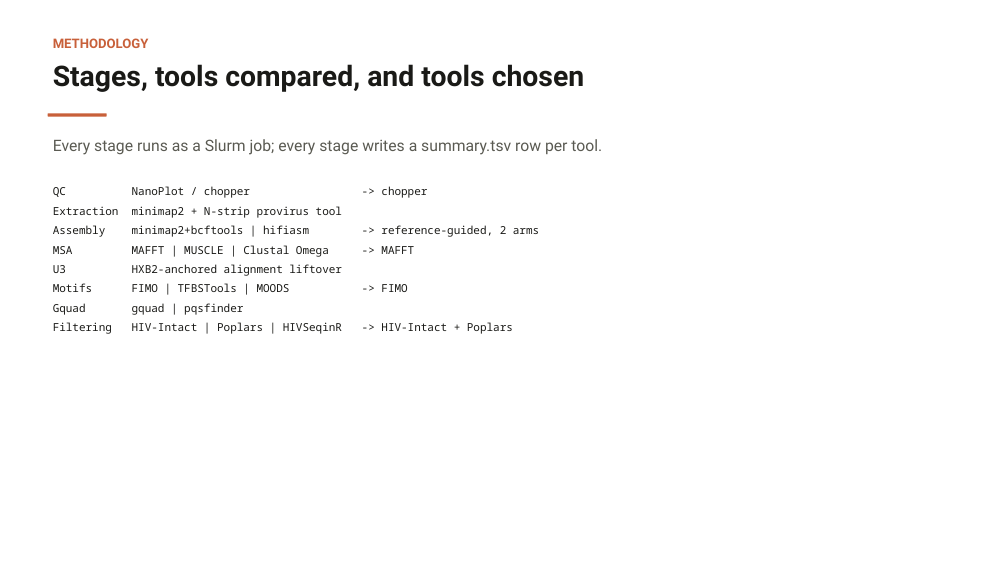
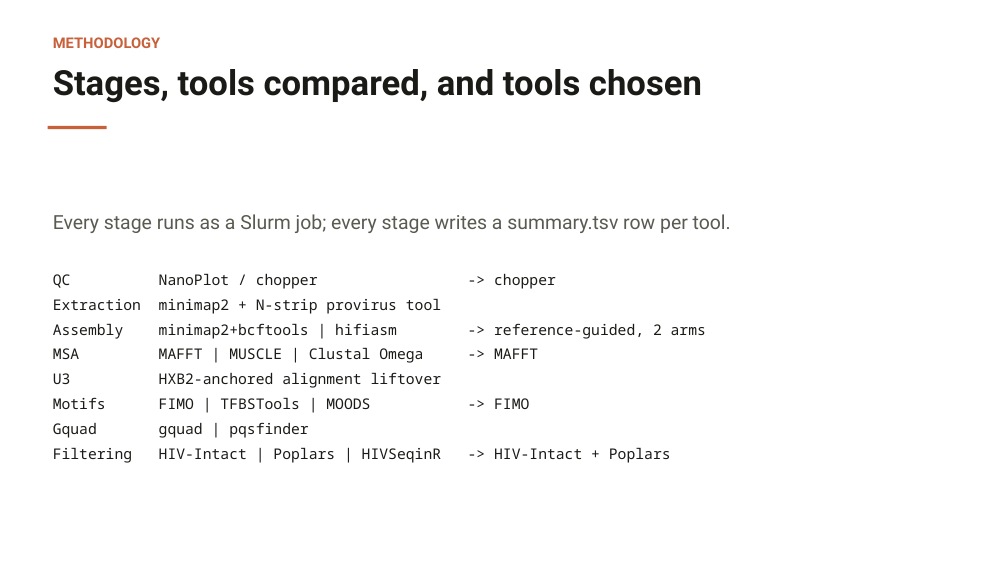
Before and after one commit to JNagawa/HIV-1-Proviral-U3_Region-Analysis--Subtypes-A1-D-and-Recombinants, a slide deck: slide 3 of writeups/PacBio_Pipeline_Report.pptx. Drawn at 1008x567 pixels with LibreOffice and Linux fonts; fonts in the diff are those of the drawing. Boxes give left, top, right and bottom in pixels: in the first picture for what was removed or moved away, otherwise in the second. Text is boxed around its words. In the diff, an @@ line names an element or a change of style, - is before the commit and + after.

```diff
--- a/writeups/PacBio_Pipeline_Report.pptx
+++ b/writeups/PacBio_Pipeline_Report.pptx
@@ text "METHODOLOGY" at (x1=53, y1=37, x2=161, y2=48): size 12.5 to 14 pt @@
@@ text "Stages, tools compared, and tools ..." at (x1=53, y1=69, x2=702, y2=103): size 27 to 33 pt @@
@@ rounded rectangle moved from (x1=48, y1=113, x2=107, y2=116) to (x1=48, y1=126, x2=107, y2=129) @@
@@ text "Every stage runs as a ..." moved from (x1=53, y1=139, x2=602, y2=155) to (x1=53, y1=214, x2=731, y2=233) @@
@@ text "Every stage runs as a ..." at (x1=53, y1=214, x2=731, y2=233): size 15 to 18.5 pt @@
@@ text "QC NanoPlot / chopper -> ..." moved from (x1=53, y1=186, x2=427, y2=198) to (x1=53, y1=273, x2=556, y2=289) @@
@@ text "Extraction minimap2 + N-strip provirus ..." moved from (x1=53, y1=206, x2=342, y2=218) to (x1=53, y1=298, x2=441, y2=314) @@
@@ text "Assembly minimap2+bcftools | hifiasm -> ..." moved from (x1=53, y1=225, x2=539, y2=237) to (x1=53, y1=323, x2=706, y2=339) @@
@@ text "MSA MAFFT | MUSCLE | ..." moved from (x1=53, y1=245, x2=414, y2=257) to (x1=53, y1=347, x2=538, y2=363) @@
@@ text "U3 HXB2-anchored alignment liftover" moved from (x1=53, y1=264, x2=342, y2=276) to (x1=53, y1=372, x2=442, y2=388) @@
@@ text "Motifs FIMO | TFBSTools | ..." moved from (x1=53, y1=283, x2=407, y2=292) to (x1=53, y1=397, x2=529, y2=409) @@
@@ text "Gquad gquad | pqsfinder" moved from (x1=53, y1=303, x2=243, y2=315) to (x1=53, y1=422, x2=308, y2=438) @@
@@ size 10.5 to 14 pt in 8 elements at (x1=53, y1=273, x2=556, y2=289), (x1=53, y1=298, x2=441, y2=314), (x1=53, y1=323, x2=706, y2=339), (x1=53, y1=347, x2=538, y2=363), (x1=53, y1=372, x2=442, y2=388), (x1=53, y1=397, x2=529, y2=409), (x1=53, y1=422, x2=308, y2=438), (x1=53, y1=447, x2=671, y2=463) @@
@@ text "Filtering HIV-Intact | Poplars | ..." moved from (x1=53, y1=322, x2=513, y2=334) to (x1=53, y1=447, x2=671, y2=463) @@
```
Also in this commit, not shown: 14 other slides changed, 2 other files.
